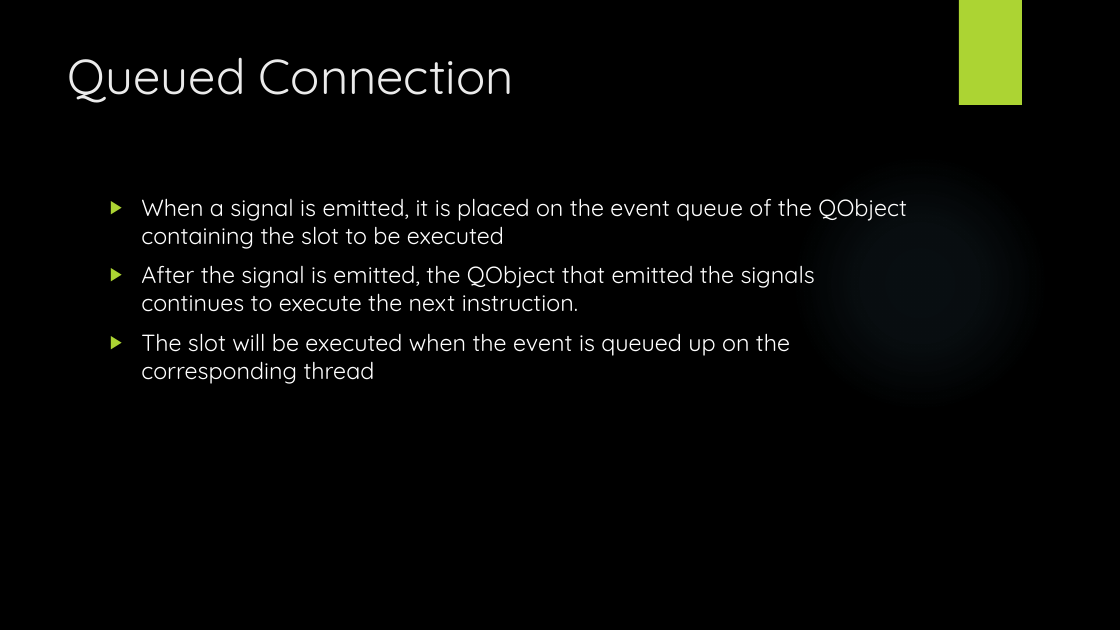
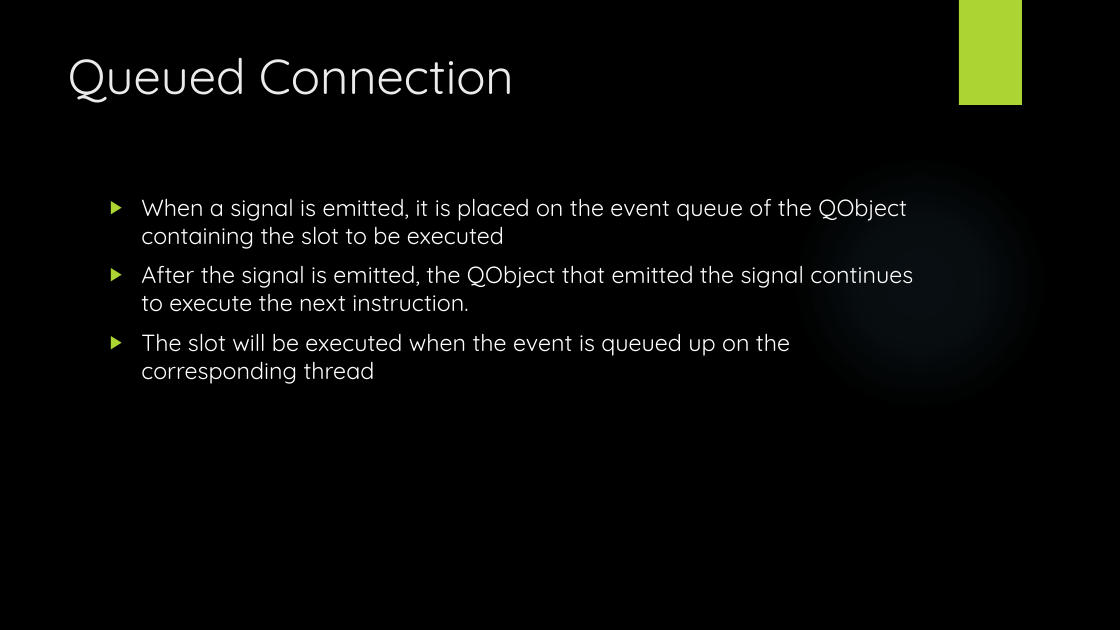
Before and after one commit to tylertrephan/qt-multithreading-tutorial, a slide deck: slide 20 of MultithreadingWithQt.pptx. Drawn at 1120x630 pixels with LibreOffice and Linux fonts; fonts in the diff are those of the drawing; background and template pictures are left out. Boxes give left, top, right and bottom in pixels: in the first picture for what was removed or moved away, otherwise in the second. Text is boxed around its words. In the diff, an @@ line names an element or a change of style, - is before the commit and + after.

```diff
--- a/MultithreadingWithQt.pptx
+++ b/MultithreadingWithQt.pptx
@@ text at [141,266,913,312]: text changed @@
-▶ After the signal is emitted, the QObject that emitted the signals continues to execute the next instruction.
+▶ After the signal is emitted, the QObject that emitted the signal continues to execute the next instruction.
```
Also in this commit, not shown: 9 other slides changed.
